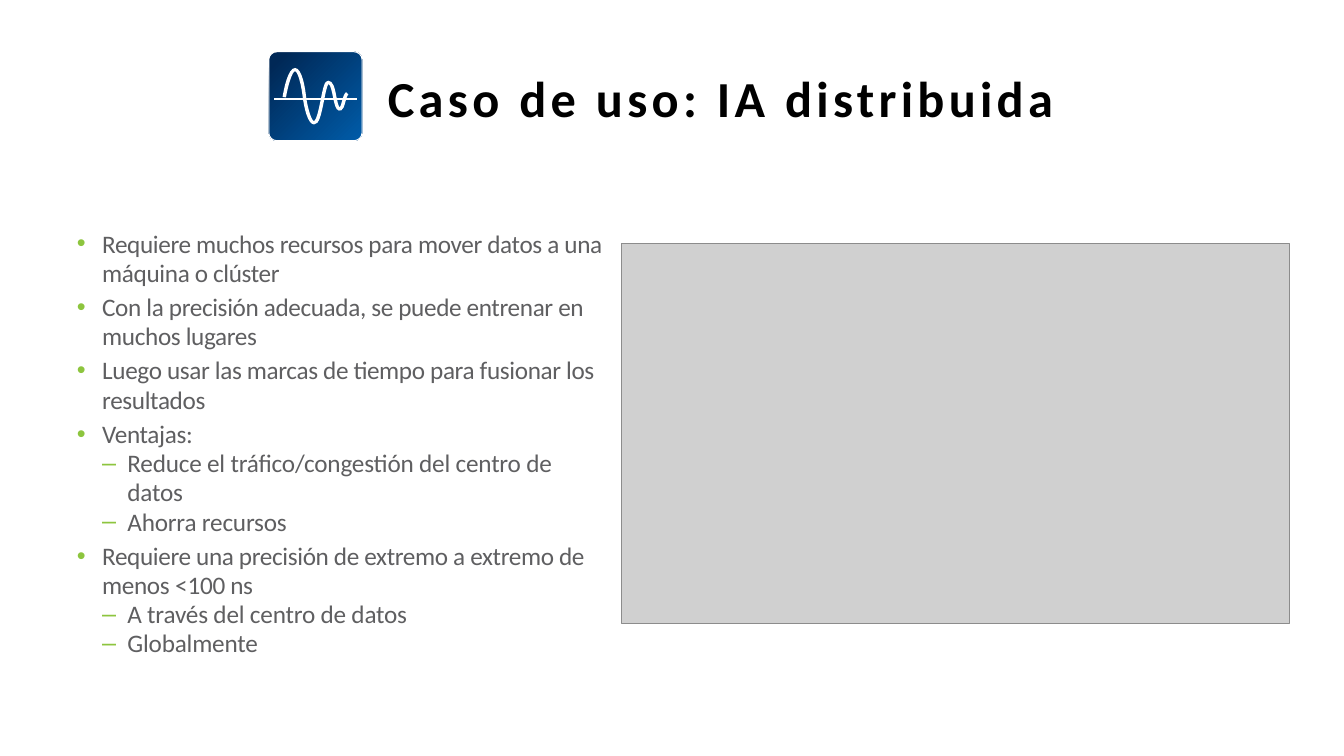
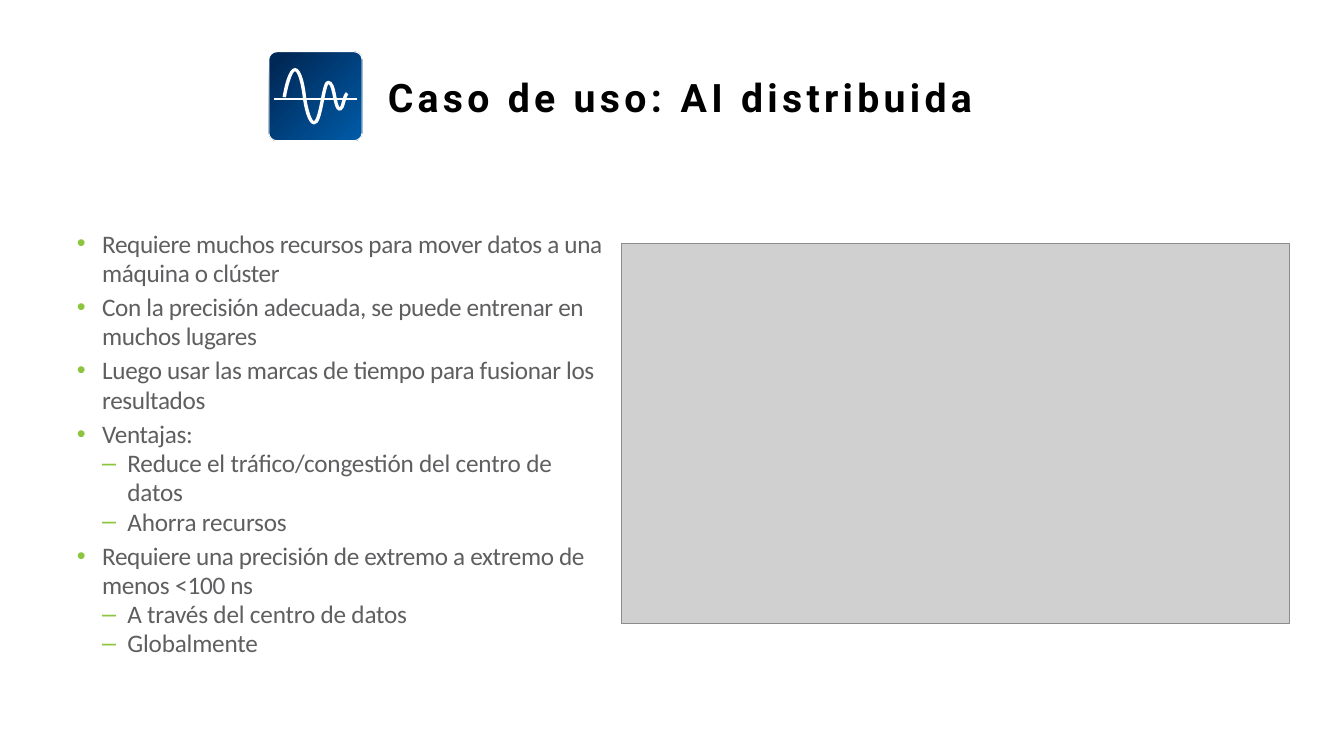
Before and after one commit to SiwaNetwork/QUANTUM, a slide deck: slide 16 of Time-Card/ДОКУМЕНТЫ/МАТЕРИАЛ СТАТЬИ/Синхронизация кейсы на испанском.pptx (slide 19 before the commit). Drawn at 1344x756 pixels with LibreOffice and Linux fonts; fonts in the diff are those of the drawing; grey boxes stand for pictures. Boxes give left, top, right and bottom in pixels: in the first picture for what was removed or moved away, otherwise in the second. Text is boxed around its words. In the diff, an @@ line names an element or a change of style, - is before the commit and + after.

```diff
--- a/Time-Card/ДОКУМЕНТЫ/МАТЕРИАЛ СТАТЬИ/Синхронизация кейсы на испанском.pptx
+++ b/Time-Card/ДОКУМЕНТЫ/МАТЕРИАЛ СТАТЬИ/Синхронизация кейсы на испанском.pptx
@@ title at [388,82,972,113]: text changed; size 36 to 28 pt; font Calibri to Roboto @@
-Caso de uso: IA distribuida
+Caso de uso: AI distribuida
```
Also in this commit, not shown: 24 other slides changed, 10 slides added, 12 slides removed.
